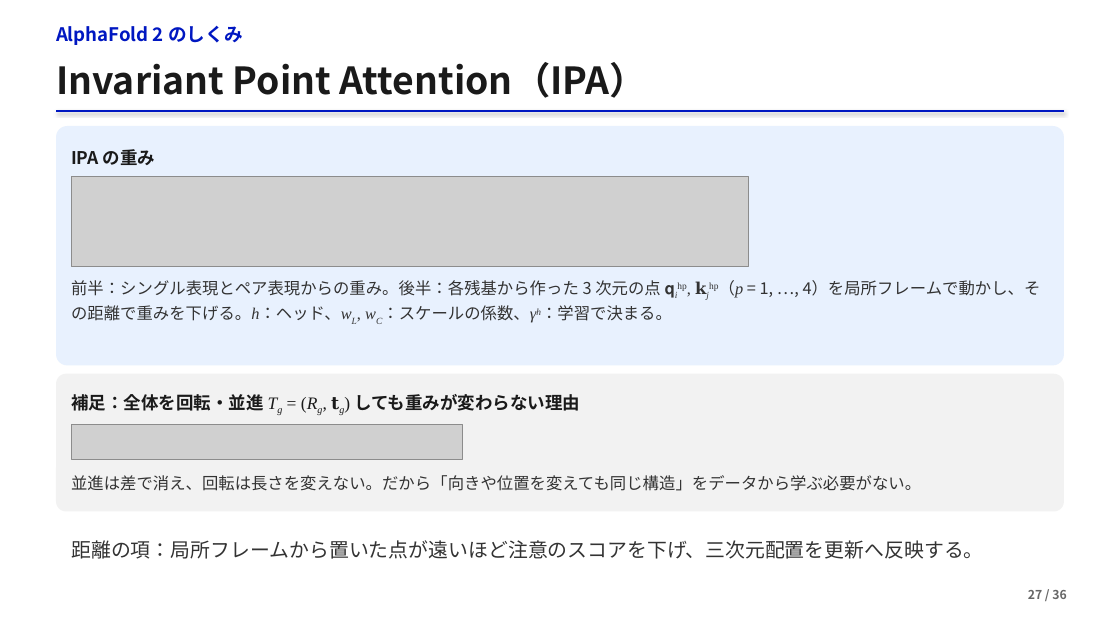
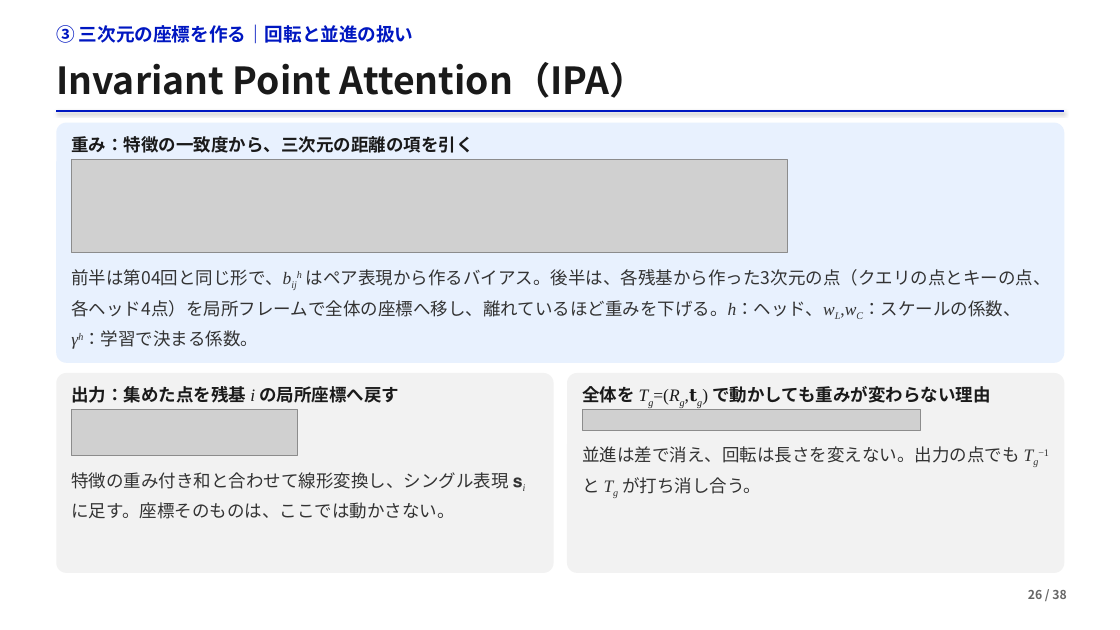
Before and after one commit to matsunagalab/lecture_bioinfo, a slide deck: slide 26 of 05_AlphaFold2による構造予測/05_AlphaFold2による構造予測.pptx (slide 27 before the commit). Drawn at 1120x630 pixels with LibreOffice and Linux fonts; fonts in the diff are those of the drawing; grey boxes stand for pictures. Boxes give left, top, right and bottom in pixels: in the first picture for what was removed or moved away, otherwise in the second. Text is boxed around its words. In the diff, an @@ line names an element or a change of style, - is before the commit and + after.

```diff
--- a/05_AlphaFold2による構造予測/05_AlphaFold2による構造予測.pptx
+++ b/05_AlphaFold2による構造予測/05_AlphaFold2による構造予測.pptx
@@ text at [56, 24, 414, 44]: text changed @@
-AlphaFold 2 のしくみ
+③ 三次元の座標を作る｜回転と並進の扱い
@@ rounded rectangle at [56, 123, 1065, 363]: proportions changed @@
@@ text at [71, 136, 473, 153]: text changed @@
-IPA の重み
+重み：特徴の一致度から、三次元の距離の項を引く
@@ picture: place and size @@
-picture at [71, 176, 749, 266]
+picture at [71, 160, 787, 253]
@@ text at [71, 269, 1051, 347]: text changed; size 14 to 15 pt @@
-前半：シングル表現とペア表現からの重み。後半：各残基から作った 3 次元の点 𝐪ihp, 𝐤jhp（p = 1, …, 4）を局所フレームで動かし、その距離で重みを下げる。h：ヘッド、wL, wC：スケールの係数、γh：学習で決まる。
+前半は第04回と同じ形で、bijh はペア表現から作るバイアス。後半は、各残基から作った3次元の点（クエリの点とキーの点、各ヘッド4点）を局所フレームで全体の座標へ移し、離れているほど重みを下げる。h：ヘッド、wL,wC：スケールの係数、γh：学習で決まる係数。
@@ rounded rectangle at [56, 373, 554, 573]: proportions changed @@
@@ rounded rectangle: place and size @@
-rounded rectangle at [56, 374, 1065, 512]
+rounded rectangle at [56, 373, 554, 573]
@@ text added at [71, 386, 399, 403], 15 pt, text #1A1A1A, bold @@
+出力：集めた点を残基 i の局所座標へ戻す
@@ rounded rectangle added at [567, 373, 1065, 573], fill #F2F2F2 @@
@@ text at [582, 386, 991, 403]: text changed @@
-補足：全体を回転・並進 Tg = (Rg, 𝐭g) しても重みが変わらない理由
+全体を Tg=(Rg,𝐭g) で動かしても重みが変わらない理由
@@ picture: place and size @@
-picture at [71, 424, 463, 460]
+picture at [71, 410, 297, 456]
@@ picture added at [582, 410, 920, 430] @@
@@ text added at [582, 446, 1049, 494], 15 pt, text #333333 @@
+並進は差で消え、回転は長さを変えない。出力の点でも Tg−1 と Tg が打ち消し合う。
@@ text at [71, 472, 508, 519]: text changed; size 14 to 15 pt @@
-並進は差で消え、回転は長さを変えない。だから「向きや位置を変えても同じ構造」をデータから学ぶ必要がない。
+特徴の重み付き和と合わせて線形変換し、シングル表現 𝐬i に足す。座標そのものは、ここでは動かさない。
@@ text removed at [71, 540, 983, 559] @@
-距離の項：局所フレームから置いた点が遠いほど注意のスコアを下げ、三次元配置を更新へ反映する。
@@ text at [1028, 590, 1066, 599]: text changed @@
-27 / 36
+26 / 38
```
Also in this commit, not shown: 51 other slides changed, 4 slides added, 1 slide removed, 4 other files.
